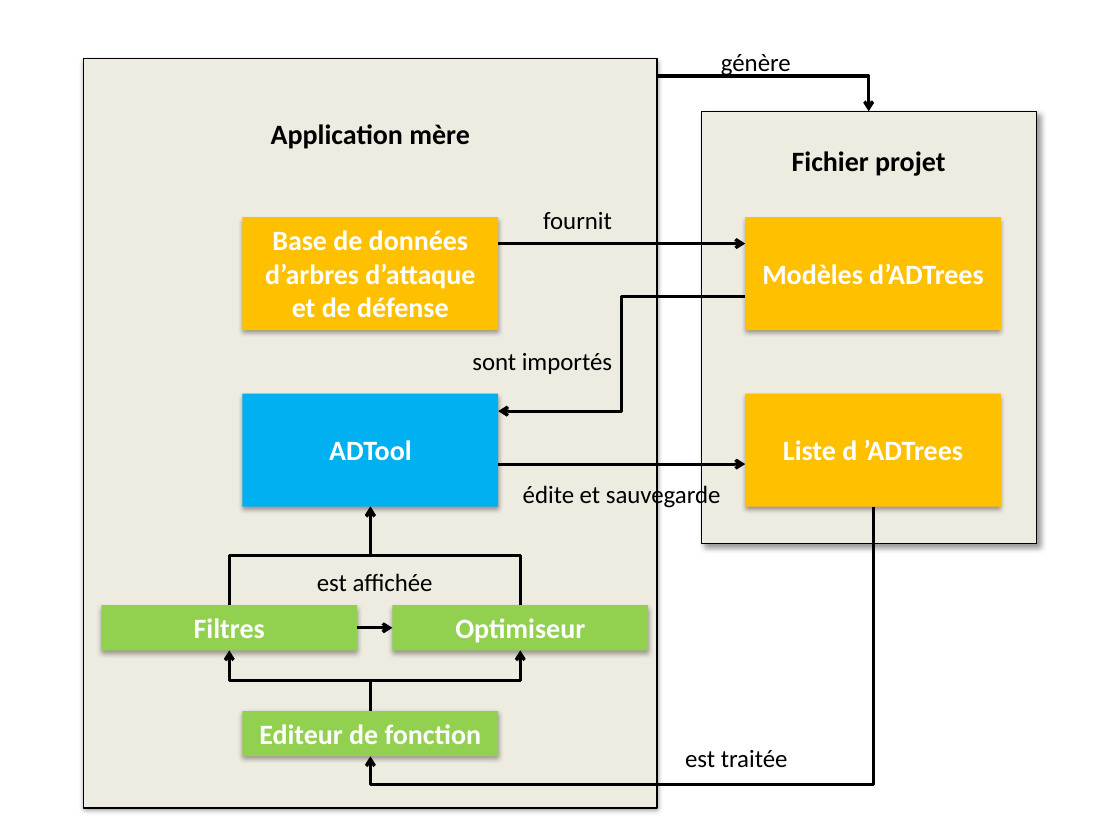
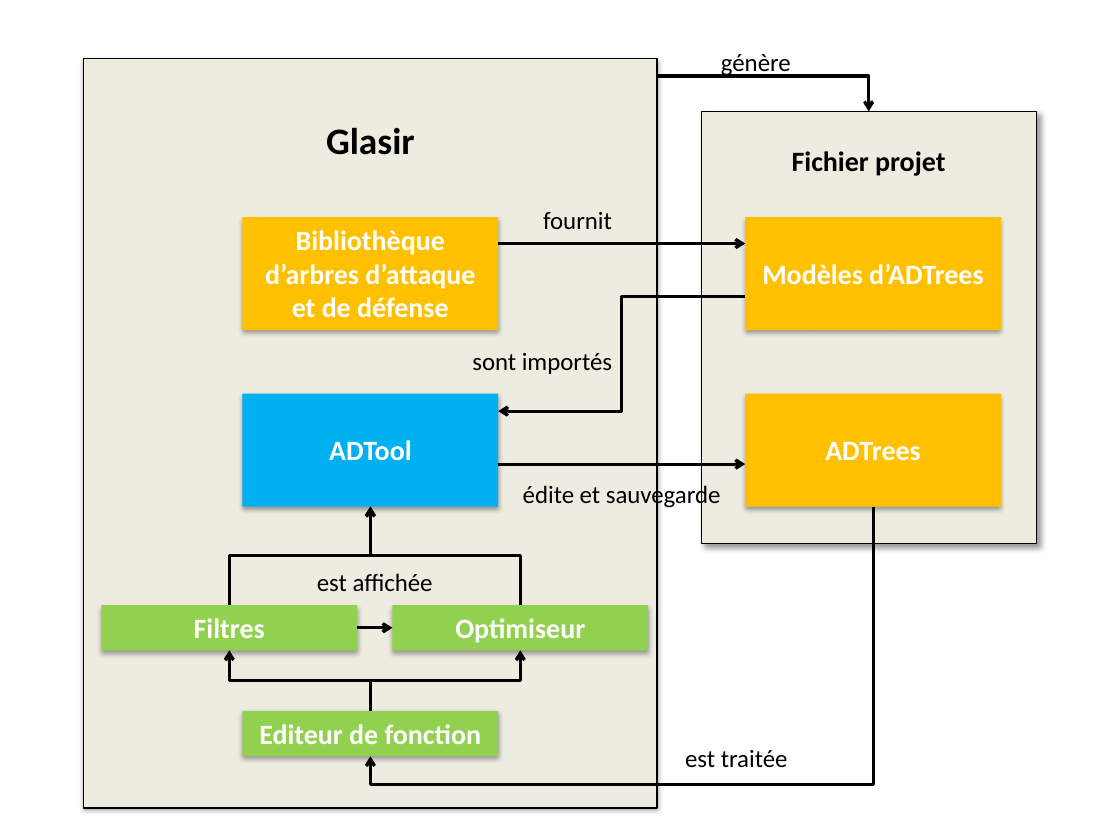
Before and after one commit to HKervadec/korrigolo, a slide deck: slide 1 of reports/2 - specification/figure/archiGlasir.pptx. Drawn at 1120x840 pixels with LibreOffice and Linux fonts; fonts in the diff are those of the drawing. Boxes give left, top, right and bottom in pixels: in the first picture for what was removed or moved away, otherwise in the second. Text is boxed around its words. In the diff, an @@ line names an element or a change of style, - is before the commit and + after.

```diff
--- a/reports/2 - specification/figure/archiGlasir.pptx
+++ b/reports/2 - specification/figure/archiGlasir.pptx
@@ text at (326, 127, 415, 155): text changed; size 18 to 24 pt @@
-Application mère
+Glasir
@@ text in rectangle at (265, 230, 475, 318): text changed @@
-Base de données d’arbres d’attaque et de défense
+Bibliothèque d’arbres d’attaque et de défense
@@ text in rectangle at (825, 442, 921, 461): text changed @@
-Liste d ’ADTrees
+ADTrees
```
Also in this commit, not shown: 3 other files.
